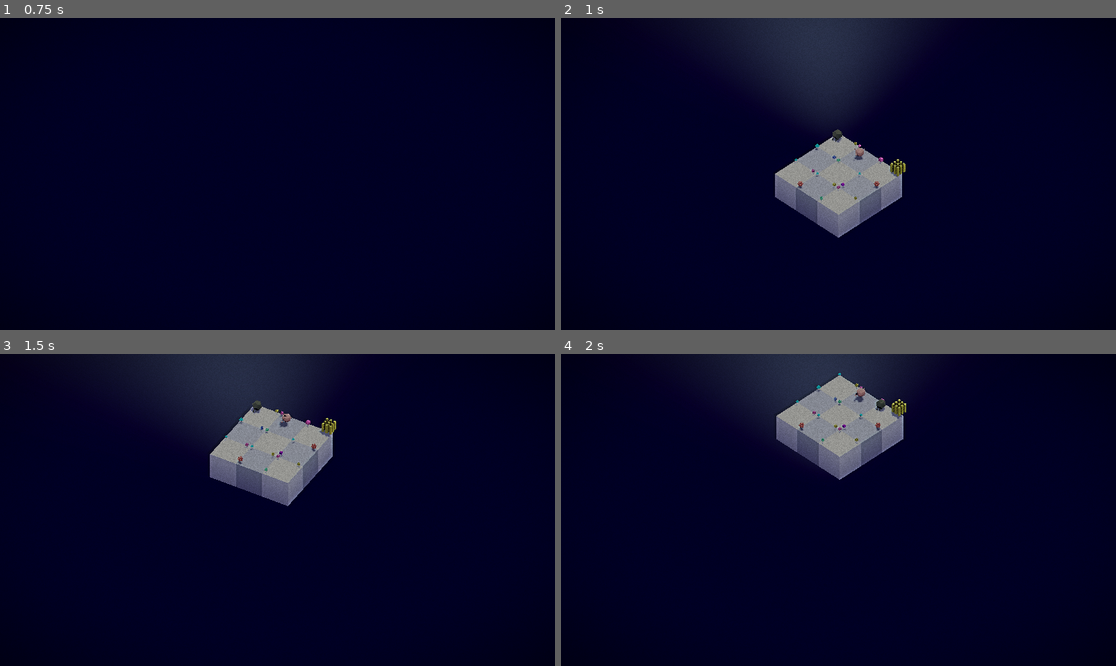
Above: before the commit, frames 1-4 (two rows, left to right).
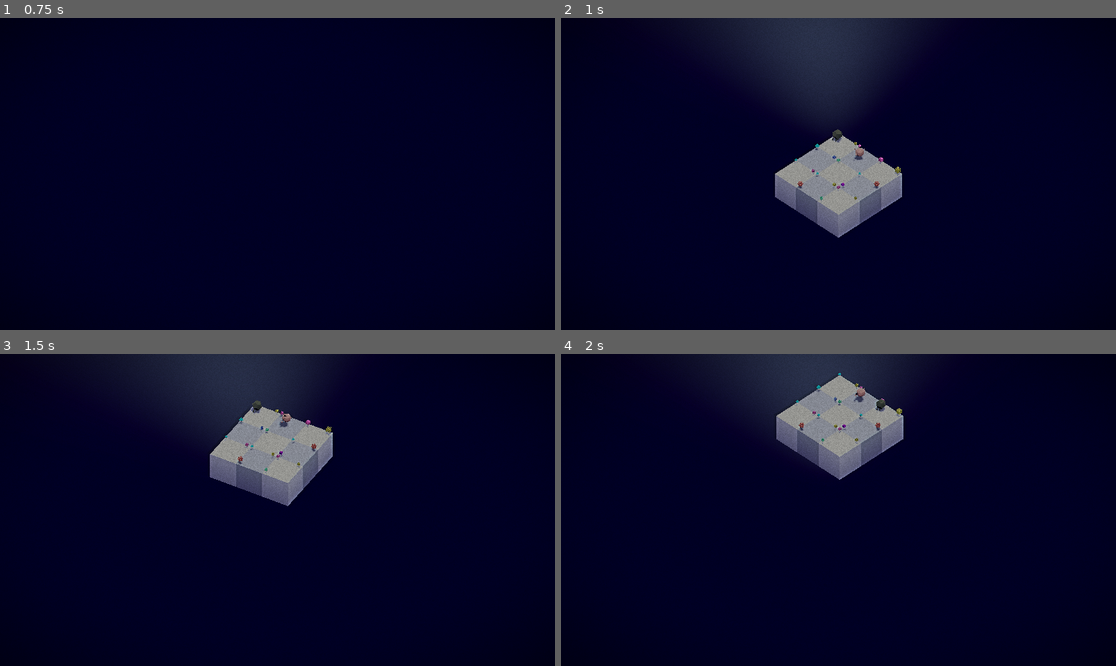
Above: after the commit, the same moments.

Repository: hugomgris/Zappy
Game: Godot game, scene res://scenes/main.tscn
The game is run twice, just before and just after one commit, with the same random seed, the same clock (stepped at 60 frames per second) and the same inputs.
Inputs (mouse positions are in pixels of both pictures, inside the frame that each line leads up to):
- Up to frame 1 (0.75 s): tap Enter at 0.5 s; move the mouse to (399, 158) at 0.52 s; hold Right (ui_right) from 0.53 s (still down); hold Q from 0.53 s (still down); click (399, 158) at 0.67 s
- Up to frame 2 (1 s): keep holding Right (ui_right); keep holding Q
- Up to frame 3 (1.5 s): move the mouse to (166, 525) at 1.27 s; release Right (ui_right) at 1.28 s; release Q at 1.28 s; hold Down (ui_down) from 1.28 s (still down); tap E at 1.35 s
- Up to frame 4 (2 s): keep holding Down (ui_down)

Frame 1 is identical in both runs. In frame 2, 0.1% of the frame differs, in the area x 59-63%, y 45-52%; in frame 3, 0.1%; in frame 4, 0.1%, in the area x 59-63%, y 14-21%.

Commit message:
MockServer is now a global

Diff:
--- a/zappy_godot/data/initial_data/game_3x3.json
+++ b/zappy_godot/data/initial_data/game_3x3.json
@@ -26,7 +26,7 @@
 			"x": 2, "y": 0,
 			"resources": {
 				"nourriture": 0, "linemate": 2, "deraumere": 0,
-				"sibur": 10, "mendiane": 0, "phiras": 0, "thystame": 0
+				"sibur": 3, "mendiane": 0, "phiras": 0, "thystame": 0
 			},
 			"players": [],
 			"eggs": []
--- a/zappy_godot/project.godot
+++ b/zappy_godot/project.godot
@@ -22,6 +22,7 @@
 UI="*res://scenes/UI/UI.gd"
 WorldBuilder="*res://scenes/scripts/WorldBuilder.gd"
 CommandProcessor="*res://scenes/scripts/CommandProcessor.gd"
+MockServer="*res://scenes/scripts/MockServer.gd"
 
 [display]
 
--- a/zappy_godot/scenes/Main.gd
+++ b/zappy_godot/scenes/Main.gd
@@ -16,13 +16,7 @@
 @export var tile_size: float = 1.0
 @export var gap: float = 0.0
 
-var mock_server: MockServer
-
 func _ready():
-	# Initialize MockServer and CommandProcessor but DON'T start yet
-	mock_server = MockServer.new()
-	add_child(mock_server)
-
 	CommandProcessor.set_tile_size_and_gap(tile_size, gap)
 
 	# Initialize managers
@@ -72,7 +66,7 @@
 			print("Test data loaded successfully")
 
 			# NOW start MockServer after data is loaded
-			mock_server.initialize()
+			MockServer.initialize()
 		else:
 			print("Error parsing JSON: ", json.get_error_message())
 	else:
--- a/zappy_godot/scenes/scripts/MockServer.gd
+++ b/zappy_godot/scenes/scripts/MockServer.gd
@@ -1,4 +1,3 @@
-class_name MockServer
 extends Node
 
 signal command_sent(json_data: Dictionary)
